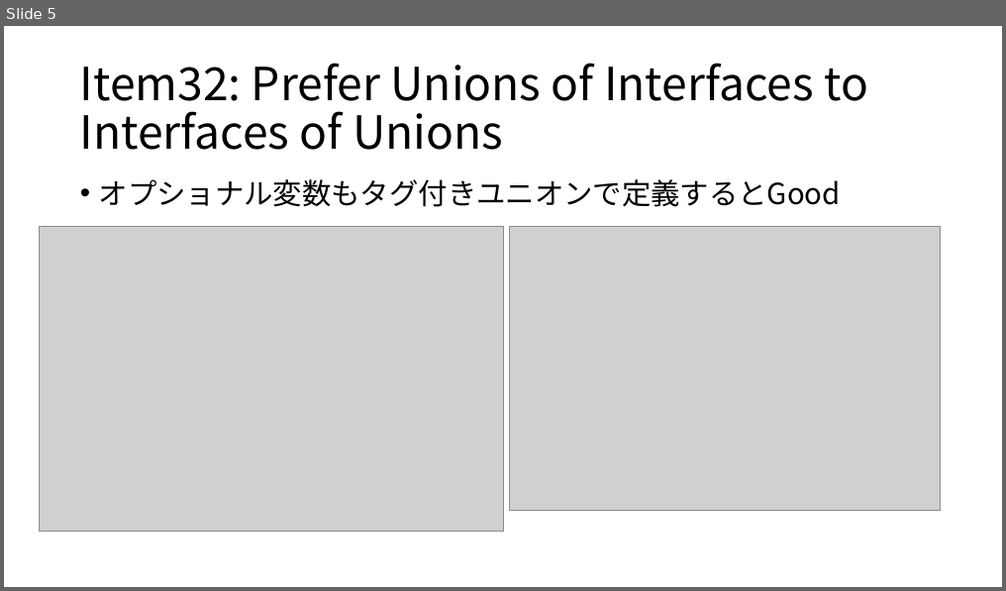
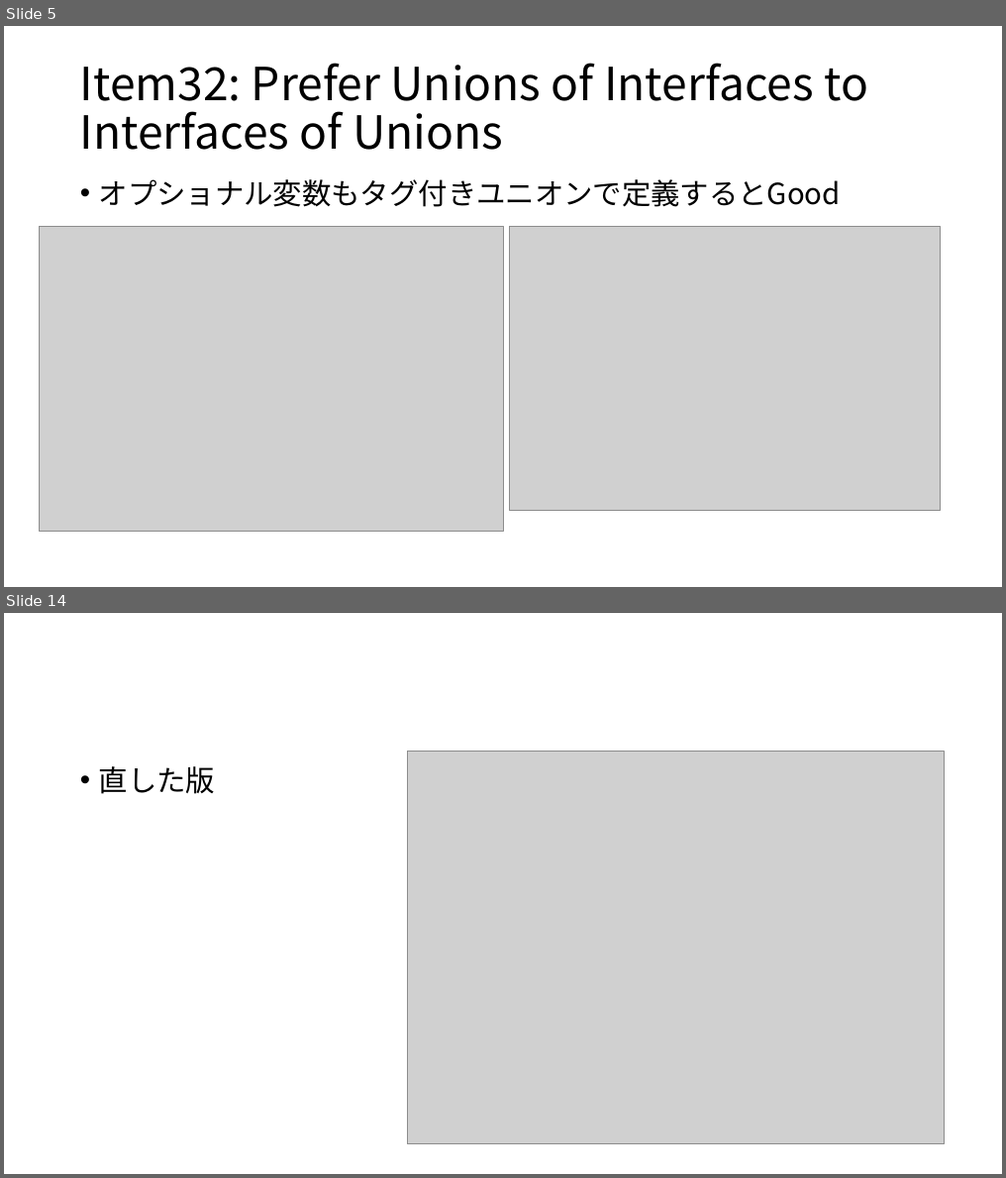
Before and after one commit to tomoyanp/document, a slide deck: 勉強会2.pptx. Shown one above the other, each under a label of ours: slide 5 before the commit, slides 5 and 14 after it; the slides between them are not shown. The pictures are 1006x591 and 1006x1178 pixels, drawn with LibreOffice and Linux fonts; fonts in the diff are those of the drawing; grey boxes stand for pictures. Boxes give left, top, right and bottom in pixels: in the first picture for what was removed or moved away, otherwise in the second. Text is boxed around its words. In the diff, an @@ line names an element or a change of style, - is before the commit and + after.

```diff
--- a/勉強会2.pptx
+++ b/勉強会2.pptx
@@ slide 14 added at (x1=4, y1=613, x2=1002, y2=1174), background #FFFFFF @@
@@ picture added at (x1=408, y1=752, x2=945, y2=1145) @@
@@ text added at (x1=99, y1=766, x2=215, y2=794), 28 pt, text #000000 @@
+• 直した版
```
Also in this commit, not shown: 8 other slides added.
